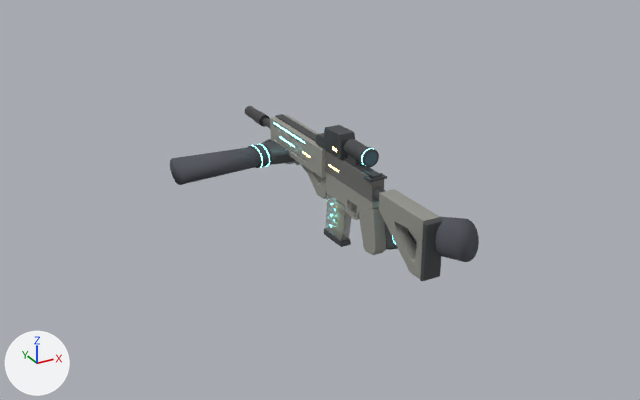
Before and after pictures for a commit that changed the Blender file blender/xmr4.blend.
Both versions are drawn from a 50 mm camera at (-0.98, -1.548, 0.835) aimed at (-0.154, -0.045, 0.083). Arrows for +X, +Y and +Z are at lower left; the lights stay in place. The picture after the commit comes second.

In view in the first picture: 'ButtPad', 'GloveMesh.L', 'GloveMesh.R', 'Handguard', 'HoloSight', 'Lower', 'Magazine', 'PistolGrip', 'Stock', 'Upper' and 13 more.
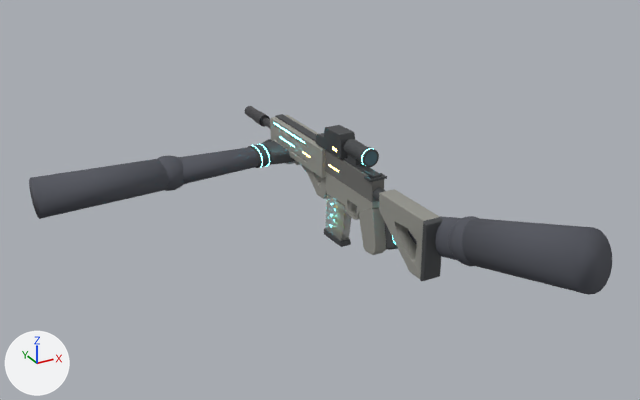
What differs and where, as boxes (x1, y1, x2, y2) in the pictures (640 x 400 px; the box of a moved part takes in the faces that stretch with it):
'GloveMesh.R', reshaped
    before: (384, 216, 479, 262)
    after: (384, 216, 612, 295)
'GloveMesh.L', reshaped
    before: (170, 139, 295, 185)
    after: (29, 139, 295, 219)
part 1 of me_glovemesh_r, added
    after: (449, 216, 477, 267)
part 2 of me_glovemesh_r, added
    after: (462, 218, 612, 295)
part 3 of me_glovemesh_r, moved or reshaped
    before: (408, 216, 479, 262)
    after: (408, 216, 461, 261)
part 4 of me_glovemesh_l, added
    after: (157, 155, 184, 191)
part 5 of me_glovemesh_l, added
    after: (29, 159, 169, 219)

Patch to the scene script:
```diff
--- a/blender/xmr4.blend.py
+++ b/blender/xmr4.blend.py
@@ me_glovemesh_r @@
 # used by ob_glovemesh_r; location = (0.034, -0.076, -0.016); rotation_euler = (-1.571, 1.265, -1.571), in degrees (-90, 72, -90)
 # verts and faces of me_glovemesh_r; kept vertices keep their numbers, new ones are numbered from 3426
-me_glovemesh_r.from_pydata(...)  # 3426 vertices, 3349 faces; spans x -0.088..0.057, y -0.24..0.167, z -0.034..0.03
+me_glovemesh_r.from_pydata(...)  # 3688 vertices, 3611 faces; spans x -0.088..0.057, y -0.58..0.167, z -0.049..0.045
+# me_glovemesh_r part 1: a new loose piece, a UV sphere (20 segments, 12 rings, poles along z) spanning x -0.05..0.05, y -0.31..-0.21, z -0.044..0.04, in mat_armsuit (dark grey #52555d)
+# me_glovemesh_r part 2: a new loose piece, a 20-sided cut cone along y (radius 0.056 by 0.047 at the low end, 0.047 by 0.038 at the high end) spanning x -0.056..0.056, y -0.58..-0.27, z -0.049..0.045, in mat_armsuit (dark grey #52555d)
+# me_glovemesh_r part 3
+for i in [3410, 3411, 3412]: verts[i] += (0.0, -0.05, 0.002)
+for i in [3420, 3421, 3422]: verts[i] += (0.0, -0.05, -0.002)
+verts[3406] = (0.046, -0.29, -0.002)  # moved
+verts[3407] = (0.044, -0.29, 0.009)  # moved
+verts[3408] = (0.037, -0.29, 0.018)  # moved
+verts[3409] = (0.027, -0.29, 0.026)  # moved
+verts[3413] = (-0.027, -0.29, 0.026)  # moved
+verts[3414] = (-0.037, -0.29, 0.018)  # moved
+verts[3415] = (-0.044, -0.29, 0.009)  # moved, pixel (482, 219)
+verts[3416] = (-0.046, -0.29, -0.002)  # moved, pixel (478, 219)
+verts[3417] = (-0.044, -0.29, -0.013)  # moved, pixel (474, 221)
+verts[3418] = (-0.037, -0.29, -0.022)  # moved, pixel (470, 226)
+verts[3419] = (-0.027, -0.29, -0.03)  # moved
+verts[3423] = (0.027, -0.29, -0.03)  # moved
+verts[3424] = (0.037, -0.29, -0.022)  # moved, pixel (475, 264)
+verts[3425] = (0.044, -0.29, -0.013)  # moved, pixel (479, 266)
 me_glovemesh_r.materials.append(mat_glovefabric)
@@ me_glovemesh_l @@
 # used by ob_glovemesh_l; location = (-0.073, 0.398, 0.021); rotation_euler = (-3.142, 0.0, 1.571), in degrees (-180, 0, 90)
-me_glovemesh_l.from_pydata(...)  # 3426 vertices, 3349 faces; spans x -0.057..0.088, y -0.24..0.167, z -0.034..0.03
+me_glovemesh_l.from_pydata(...)  # 3688 vertices, 3611 faces; spans x -0.057..0.088, y -0.58..0.167, z -0.049..0.045
+# me_glovemesh_l part 4: a new loose piece, a UV sphere (20 segments, 12 rings, poles along z) spanning x -0.05..0.05, y -0.31..-0.21, z -0.044..0.04, in mat_armsuit (dark grey #52555d)
+# me_glovemesh_l part 5: a new loose piece, a 20-sided cut cone along y (radius 0.056 by 0.047 at the low end, 0.047 by 0.038 at the high end) spanning x -0.056..0.056, y -0.58..-0.27, z -0.049..0.045, in mat_armsuit (dark grey #52555d)
+# other edits to the shape of me_glovemesh_l do not show in these pictures
 me_glovemesh_l.materials.append(mat_glovefabric)
```
